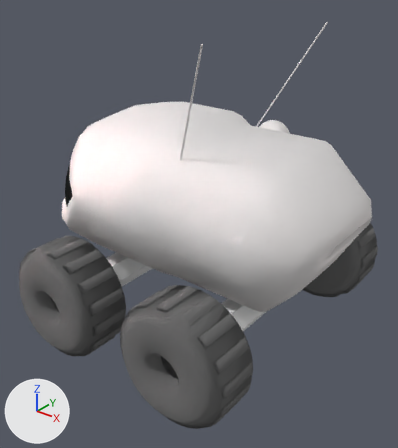
A saved change to the Blender file Graphics/moon-vehicule-2.blend.
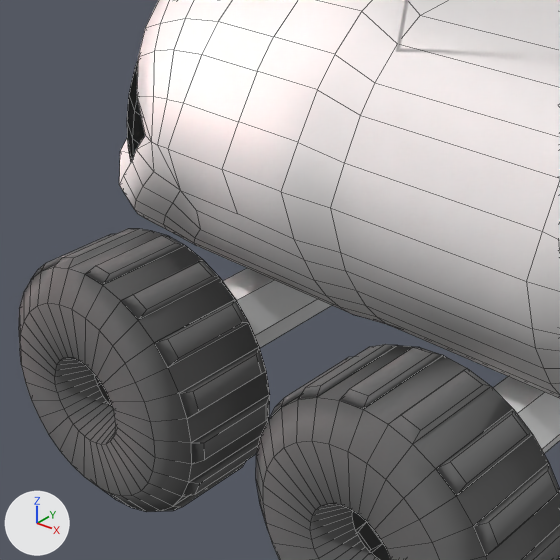
Old and new are each drawn from a 50 mm camera at (8.06, -10.72, 8.98) aimed at (1.42, -2.42, 3.84) and again close up on the part from 3% to 63% of the width and 31% to 84% of the height. The axes (+X, +Y, +Z) are drawn at lower left. The lights are the same throughout. The close-ups show mesh edges as thin lines.

The scene before the commit, as lines of its bpy script (objects in view):
```python
me_cube_002 = bpy.data.meshes.new('Cube.002')
me_cube_002.from_pydata(...)  # 191 vertices, 160 faces; spans x -3.91..4.24, y 0.01..2.66, z -1.82..2.21
me_cube_002.polygons.foreach_set('use_smooth', [True] * 160)
# faces by material slot: [159, 1]
me_cube_002.materials.append(mat_carroserie)
me_cube_002.materials.append(mat_vitre)
me_cylinder_001 = bpy.data.meshes.new('Cylinder.001')
me_cylinder_001.from_pydata(...)  # 316 vertices, 285 faces; spans x 0.37..2.45, y 0.28..2.37, z 3.31..5.3
me_cylinder_001.polygons.foreach_set('use_smooth', [True] * 285)
me_cylinder_001.materials.append(mat_roue)  # dark grey #6c6c6c
me_sphere_001 = bpy.data.meshes.new('Sphere.001')
me_sphere_001.from_pydata(...)  # 170 vertices, 180 faces; spans x -1.11..1.11, y -1.11..1.11, z -1.0..2.79
me_sphere_001.polygons.foreach_set('use_smooth', [True] * 180)
me_sphere_001.materials.append(mat_carroserie)
ob_carroserie = bpy.data.objects.new('Carroserie', me_cube_002)
ob_carroserie.location = (0.0, -0.55, 3.4)
_m = ob_carroserie.modifiers.new('Mirror', 'MIRROR')
_m.use_axis = (False, True, False)
_m.merge_threshold = 0.06
ob_roue = bpy.data.objects.new('Roue', me_cylinder_001)
ob_roue.location = (0.2, -0.53, 3.36)
ob_roue.rotation_euler = (-1.571, 1.571, 0.0)  # degrees (-90, 90, 0)
ob_roue.scale = (1.38, 1.38, 0.732)
_m = ob_roue.modifiers.new('Mirror', 'MIRROR')
_m.use_axis = (False, True, True)
ob_sphere = bpy.data.objects.new('Sphere', me_sphere_001)
ob_sphere.location = (0.53, 1.88, 3.63)
ob_sphere.scale = (0.497, 0.497, 0.497)
# also in view: 'Cylinder' at (0.2, -0.53, 1.42); 'parbrise' at (-2.63, -0.53, 3.51)
```
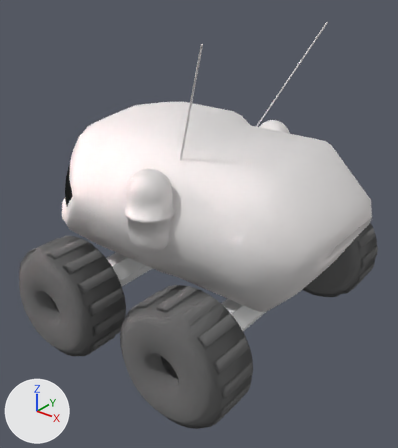
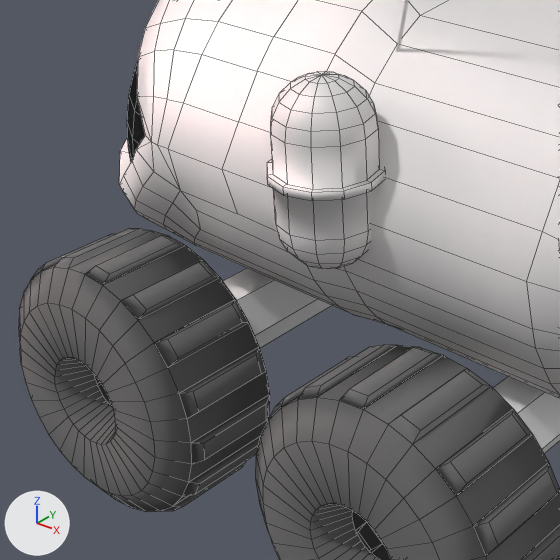
What the commit changed:
me_sphere_001 has 170 vertices, 180 faces and spans x -1.11..1.11, y -1.11..1.11, z -1.0..2.79.
me_sphere_001 is used by ob_sphere; location (0.53, 1.88, 3.63); scale (0.497, 0.497, 0.497).
me_sphere_001 part 1: the whole mesh is moved by (1.07, 4.9, 0.47).
Object 'Sphere' (ob_sphere) moves from (0.53, 1.88, 3.63) to (0.0, -0.55, 3.4).
Object 'Sphere' (ob_sphere) gains a MIRROR modifier named 'Mirror'.
Modifier setting: use_axis = (False, True, False).

Boxes (x1, y1, x2, y2) around the edits, measured in the close-ups (560 x 560 px):
'Sphere', moved, modifiers changed (not visible before)
    after: (267, 71, 385, 269)
